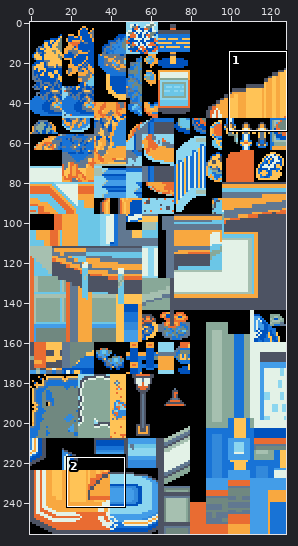
Two versions of one sprite sheet, data/tilesets/primary/general_jubilife/tiles.png. The picture above shows the old version from afar; the outline marks the close-up.
Close-up. Old version:
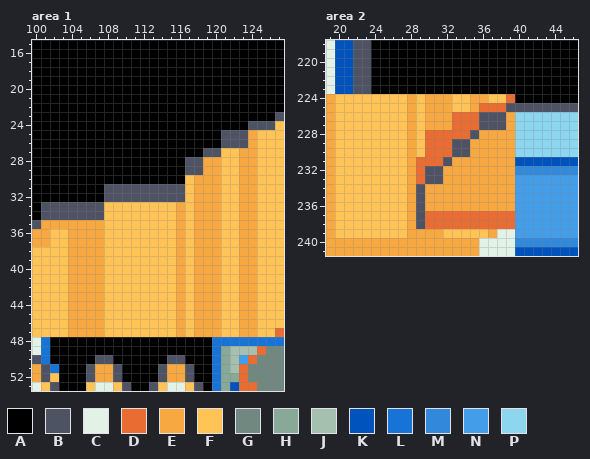
The file is 128x256 pixels. Shown: area 1: x 100..127, y 15..53; area 2: x 19..46, y 218..241.
Palette (. is transparent): A #000000  B #4d5363  C #e3f2e7  D #e96c32  E #f8a840  F #ffc356  G #708880  H #88a898  J #a6c0b0  K #0052bd  L #1873d6  M #3289db  N #439de8  P #8cd6ef
Pixels before, area 1, first column x 100:
15 AAAAAAAAAAAAAAAAAAAAAAAAAAAA
16 AAAAAAAAAAAAAAAAAAAAAAAAAAAA
17 AAAAAAAAAAAAAAAAAAAAAAAAAAAA
18 AAAAAAAAAAAAAAAAAAAAAAAAAAAA
19 AAAAAAAAAAAAAAAAAAAAAAAAAAAA
20 AAAAAAAAAAAAAAAAAAAAAAAAAAAA
21 AAAAAAAAAAAAAAAAAAAAAAAAAAAA
22 AAAAAAAAAAAAAAAAAAAAAAAAAAAA
23 AAAAAAAAAAAAAAAAAAAAAAAAAAAB
24 AAAAAAAAAAAAAAAAAAAAAAAABBBF
25 AAAAAAAAAAAAAAAAAAAAABBBEFFF
26 AAAAAAAAAAAAAAAAAAAAABBBEFFF
27 AAAAAAAAAAAAAAAAAAABBFFEEFFF
28 AAAAAAAAAAAAAAAAABBEEFFEEFFF
29 AAAAAAAAAAAAAAAAABBEEFFEEFFF
30 AAAAAAAAAAAAAAAAAFEEEFFEEFFF
31 AAAAAAAABBBBBBBBBFEEEFFEEFFF
32 AAAAAAAABBBBBBBBBFEEEFFEEFFF
33 ABBBBBBBFFFFFFFFEFEEEFFEEFFF
34 ABBBBBBBFFFFFFFFEFEEEFFEEFFF
35 BEEEEEEEFFFFFFFFEFEEEFFEEFFF
36 EEFFEEEEFFFFFFFFEFEEEFFEEFFF
37 EEFFEEEEFFFFFFFFEFEEEFFEEFFF
38 FFFFEEEEFFFFFFFFEFEEEFFEEFFF
39 FFFFEEEEFFFFFFFFEFEEEFFEEFFF
40 FFFFEEEEFFFFFFFFEFEEEFFEEFFF
41 FFFFEEEEFFFFFFFFEFEEEFFEEFFF
42 FFFFEEEEFFFFFFFFEFEEEFFEEFFF
43 FFFFEEEEFFFFFFFFEFEEEFFEEFFF
44 FFFFEEEEFFFFFFFFEFEEEFFEEFFF
45 FFFFEEEEFFFFFFFFEFEEEFFEEFFF
46 FFFFEEEEFFFFFFFFEFEEEFFEEFFF
47 FFFFEEEEFFFFFFFFEFEEEFFEEFFD
48 CLAAAAAAAAAAAAAAAAAALLLLLLLL
49 CLAAAAAAAAAAAAAAAAAALHJJJDGG
50 BLAAAAABBAAAAAABBAAALHJNDGGG
51 EBLAAABEEBAAAABEEBAALHJDGGGG
52 EBFAAABEEBAAAABEEBAALHHDGGGG
53 CFBAAAFCCFBAABFCCFBALHKDDGGG
Pixels before, area 2, first column x 19:
218 CKKBBAAAAAAAAAAAAAAAAAAAAAAA
219 CKKBBAAAAAAAAAAAAAAAAAAAAAAA
220 CKKBBAAAAAAAAAAAAAAAAAAAAAAA
221 CKKBBAAAAAAAAAAAAAAAAAAAAAAA
222 CKKBBAAAAAAAAAAAAAAAAAAAAAAA
223 CKKBBAAAAAAAAAAAAAAAAAAAAAAA
224 EFFFFFFFFEFEEEFFEEFFDAAAAAAA
225 EFFFFFFFFEFEEEFFEDDDBBBBBBBB
226 EFFFFFFFFEFEEEDDDBBBEPPPPPPP
227 EFFFFFFFFEFEEEDDDBBBEPPPPPPP
228 EFFFFFFFFEFDDDDDBEEEEPPPPPPP
229 EFFFFFFFFEFDDDBBEEEEEPPPPPPP
230 EFFFFFFFFEFDDDBBEEEEEPPPPPPP
231 EFFFFFFFFEDDDBEEEEEEEKKKKKKK
232 EFFFFFFFFEDBBEEEEEEEEMMMMMMM
233 EFFFFFFFFEDBBEEEEEEEENNNNNNN
234 EFFFFFFFFEBEEEEEEEEEENNNNNNN
235 EFFFFFFFFEBEEEEEEEEEENNNNNNN
236 EFFFFFFFFEBEEEEEEEEEENNNNNNN
237 EFFFFFFFFEBDDDDDDDDDDNNNNNNN
238 EFFFFFFFFEBDDDDDDDDDDNNNNNNN
239 EFFFFFFFFEEEEFFFFFECCNNNNNNN
240 EEEEEEEEEEEEEEEEECCCCMMMMMMM
241 EEEEEEEEEEEEEEEEECCCCKKKKKKK
New version:
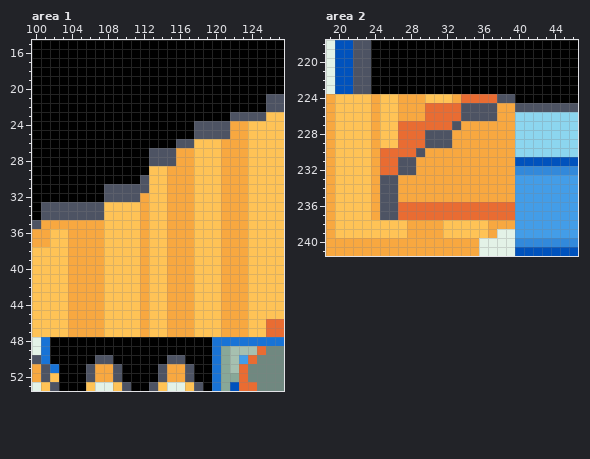
The exact change:
Area 1:
The author changed colour A to colour B in rows 21 to 22 at x 126 to 127; in row 23 at x 122 to 125; in row 24 at x 118 to 121; in row 25 at x 118 to 120; in row 26 at x 116 to 117; in rows 27 to 28 at x 113 to 115.
The author changed colour A to colour B in row 30 at x 112.
The author changed colour F to colour D in row 46 at x 126 to 127; in row 47 at x 126.
The author changed colour A to colour E in row 24 at x 122 to 123; in row 27 at x 116 to 117; in row 28 at x 116; in rows 29 to 30 at x 115 to 116.
The author changed colour B to colour E in row 25 at x 122 to 123; in row 26 at x 121 to 123; in rows 28 to 29 at x 117; in row 31 at x 115 to 116; in row 32 at x 112 and 115 to 116.
The author changed colour F to colour E in rows 27 to 29 at x 121 to 122; in rows 30 to 32 at x 117 and 121 to 122; in rows 33 to 47 at x 112, 115, 117 and 121 to 122.
The author changed colour A to colour F in row 23 at x 126; in row 26 at x 118 to 120; in row 27 at x 118; in rows 29 to 30 at x 113 to 114.
The author changed colour B to colour F in row 23 at x 127; in row 24 at x 124 to 126; in row 27 at x 119 to 120; in rows 28 to 29 at x 118; in rows 31 to 32 at x 113 to 114.
The author changed colour E to colour F in rows 25 to 27 at x 124; in rows 28 to 29 at x 119 to 120 and 124; in rows 30 to 47 at x 118 to 120 and 124.
Area 2:
The author changed colour D to colour B in row 224 at x 39; in row 225 at x 36 to 37; in row 226 at x 34 to 35; in row 227 at x 33; in rows 228 to 229 at x 30 to 32.
The author changed colour E to colour B in row 225 at x 35; in rows 231 to 232 at x 28.
The author changed colour F to colour B in row 224 at x 38; in row 225 at x 34; in row 230 at x 29; in rows 231 to 232 at x 27; in rows 233 to 237 at x 25 to 26.
The author changed colour B to colour D in rows 236 to 237 at x 29.
The author changed colour E to colour D in row 224 at x 35 to 36; in rows 225 to 226 at x 30 to 32; in row 227 at x 28 and 30 to 32; in rows 228 to 230 at x 28; in row 236 at x 28 and 30 to 39; in row 237 at x 28.
The author changed colour F to colour D in row 224 at x 34 and 37; in row 225 at x 33; in rows 227 to 229 at x 27 and 29; in row 230 at x 25 to 27; in rows 231 to 232 at x 25 to 26; in rows 236 to 237 at x 27.
The author changed colour B to colour E in row 225 at x 39; in row 226 at x 38; in row 227 at x 36 to 38; in row 228 at x 35; in rows 229 to 230 at x 33 to 34; in row 231 at x 32.
The author changed colour B to colour E in rows 232 to 233 at x 30 to 31; in rows 234 to 235 at x 29; in row 238 at x 29.
The author changed colour D to colour E in row 225 at x 38; in row 227 at x 34 to 35; in row 228 at x 33 to 34; in row 230 at x 30 to 32; in row 231 at x 29 to 31; in rows 232 to 233 at x 29.
The author changed colour D to colour E in row 238 at x 30 to 31 and 37 to 39.
The author changed colour F to colour E in row 224 at x 24, 27, 29 and 33; in rows 225 to 226 at x 24, 27 and 29; in rows 227 to 232 at x 24; in rows 233 to 235 at x 24 and 27; in rows 236 to 237 at x 24.
The author changed colour D to colour F in row 238 at x 32 to 36.
The author changed colour E to colour F in row 224 at x 30 to 32.
Changed places in both close-ups, as pixel boxes (x1, y1, x2, y2):
changed: (140, 94, 284, 337)
changed: (371, 94, 515, 229)
